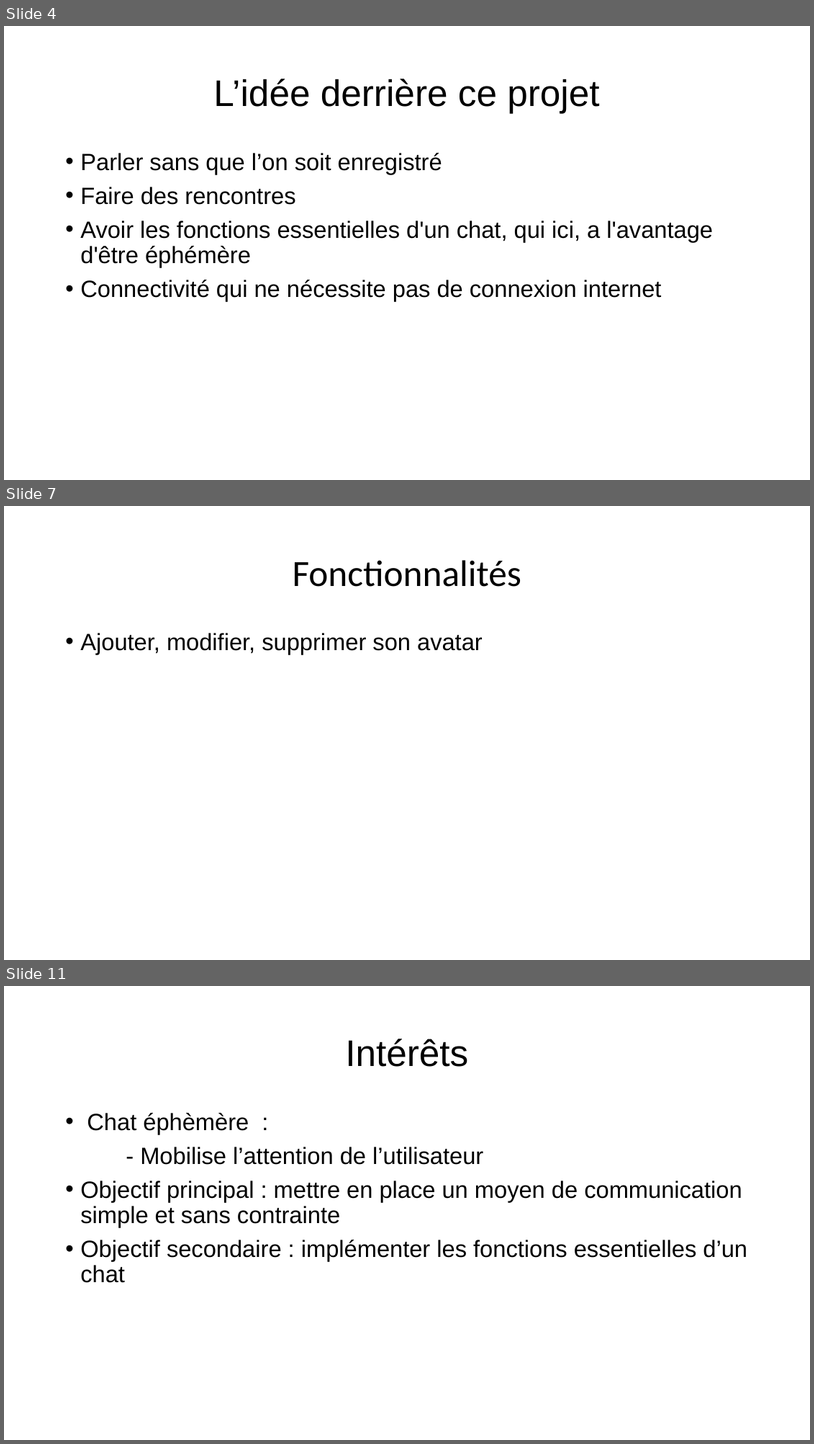
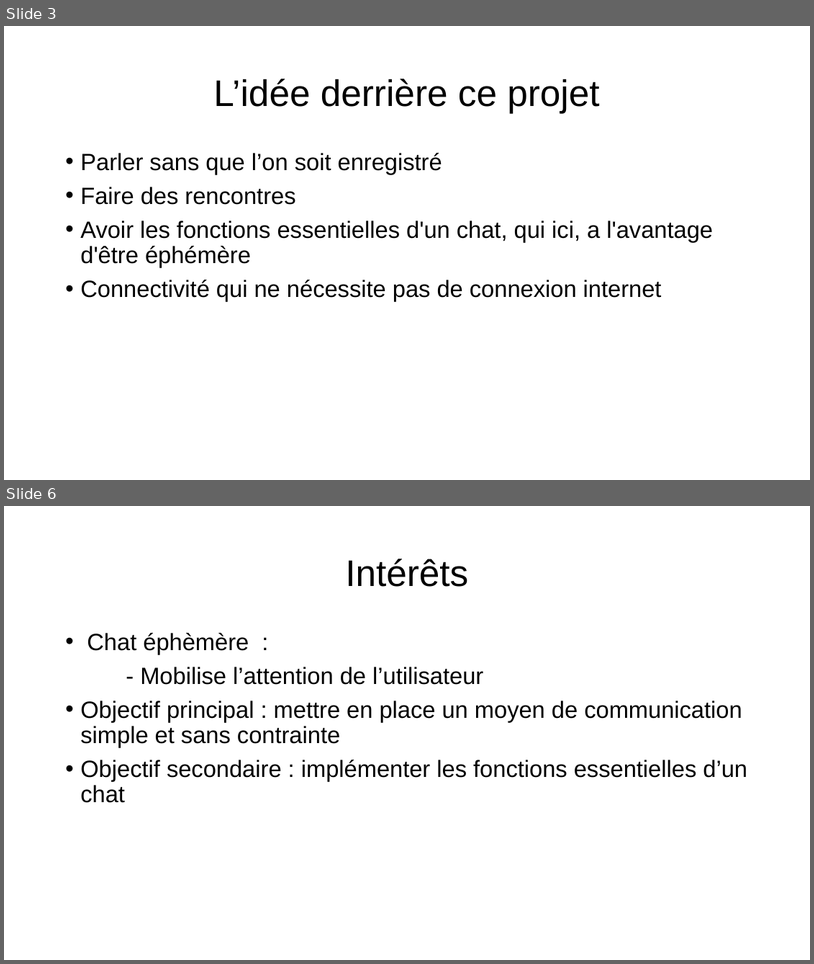
Before and after one commit to 0nza1101/Connect, a slide deck: Ressources/presentation_projet_connect.pptx. Shown one above the other, each under a label of ours: slides 4, 7 and 11 before the commit, slides 3 and 6 after it; the slides between them are not shown. The pictures are 814x1444 and 814x964 pixels, drawn with LibreOffice and Linux fonts; fonts in the diff are those of the drawing. Boxes give left, top, right and bottom in pixels: in the first picture for what was removed or moved away, otherwise in the second. Text is boxed around its words. In the diff, an @@ line names an element or a change of style, - is before the commit and + after.

```diff
--- a/Ressources/presentation_projet_connect.pptx
+++ b/Ressources/presentation_projet_connect.pptx
@@ slide 7 removed at box(4, 506, 810, 960), background #FFFFFF @@
@@ title removed at box(293, 560, 522, 587) @@
-Fonctionnalités
@@ text removed at box(80, 633, 483, 654) @@
-• Ajouter, modifier, supprimer son avatar
@@ what was slide 4 is now slide 3 @@
@@ what was slide 11 is now slide 6 @@
```
Also in this commit, not shown: 4 slides changed, 1 slide added, 4 other slides removed.
